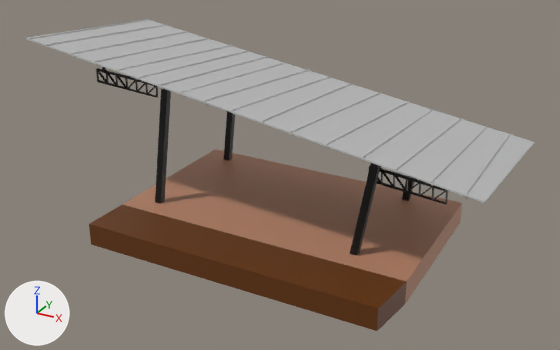
Renders of the FBX model Assets/MotherDuckLEVELS/Team01_theFeds/Meshes/h-stage.fbx from each side of a commit.
The view is the same before and after, from a 50 mm lens placed at (5.4, -2.99, 2.13), pointed at (3.47, 0.51, 0.38). The lights are fixed; the arrows at lower left show +X, +Y and +Z. Where no turn or scale is listed for an object, it has been applied to the vertices.

The first picture shows 'h_stage'.
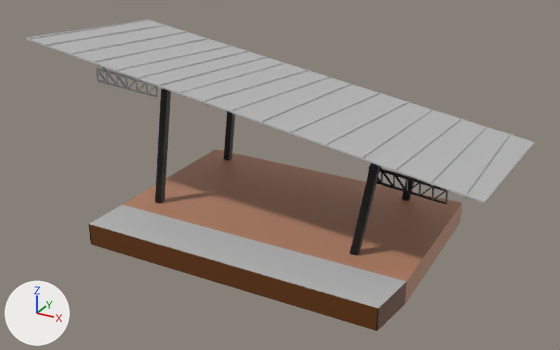
Pixel boxes (x1, y1, x2, y2) of what changed, in the pictures (560 x 350 px; the box of a moved part takes in the faces that stretch with it):
part 1 of me_mesh, moved or reshaped: (89, 166, 447, 331) in both
part 2 of me_mesh, recoloured (black to grey): (96, 67, 158, 98) in both

The edits, one by one:
Material 'lambert5' (mat_lambert5) is new.
Its base color is (0.5, 0.5, 0.5) (grey #bcbcbc).
Material 'Default_Material' (mat_default_material) is new.
Its base color is (0.5, 0.5, 0.5) (grey #bcbcbc).
me_mesh is used by ob_h_stage; location (3.376, 0.539, 0.0).
me_mesh had 1004 vertices, 729 faces and spanned x -1.34..1.34, y -0.64..0.64, z 0.0..1.08.
me_mesh now has 1012 vertices, 723 faces and spans x -1.34..1.34, y -0.64..0.64, z 0.0..1.08.
Part 1, on me_mesh:
23 vertices are removed from x -0.5..0.97, y -0.21..0.57, z 0.53..0.69.
140 faces are deleted.
5 vertices move within x -0.28..0.74, y -0.17..0.57, z 0.56..0.67.
31 vertices are added at x -0.8..0.96, y -0.64..-0.15, z 0.0..0.69.
129 new faces join them, mat_lambert2 (black #000000).
3 new faces join them, mat_lambert4 (brown #653400).
1 new face joins them, mat_default_material (grey #bcbcbc).
1 new face joins them, mat_lambert5 (grey #bcbcbc).
me_mesh part 2: 119 faces spanning x -1.04..0.76, y -0.19..0.59, z 0.64..0.97 switch from mat_lambert2 (black #000000) to mat_lambert1 (grey #bcbcbc).
me_mesh now uses material mat_default_material (grey #bcbcbc).
me_mesh now uses material mat_lambert5 (grey #bcbcbc).
